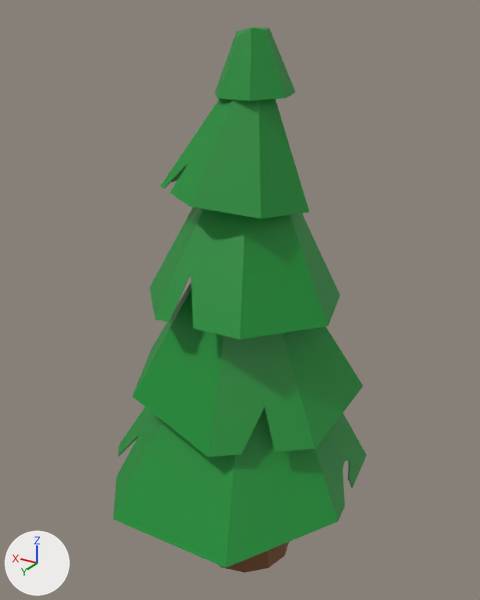
An edit to the Blender file Assets/Models/Tannenbaum_V3.blend, drawn before and after from the same camera.
Before and after are seen from a camera (50 mm lens) standing at (-5.87, 10.01, 11.25) and looking at (0.2, -0.1, 6.2). The lights are fixed; the arrows at lower left show +X, +Y and +Z.
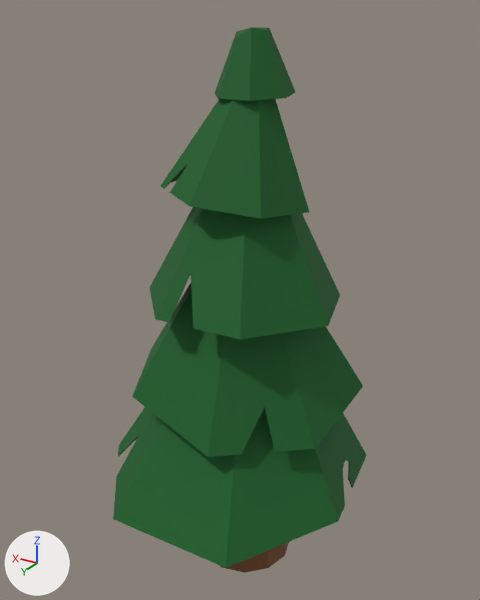
Where the change shows, as pixel boxes (x1, y1, x2, y2) in the pictures (480 x 600 px):
'Cone.004', recoloured: (113, 407, 367, 568) in both
'Cone.003', recoloured: (132, 283, 363, 457) in both
'Cone.002', recoloured: (150, 207, 340, 339) in both
'Cone.001', recoloured: (161, 99, 309, 219) in both
'Cone', recoloured: (215, 27, 296, 101) in both

Diff of the bpy script that builds the scene:
```diff
--- a/Assets/Models/Tannenbaum_V3.blend.py
+++ b/Assets/Models/Tannenbaum_V3.blend.py
@@ mat_blattgrün_1 @@
 mat_blattgrün_1 = principled_material('Blattgrün 1')
-mat_blattgrün_1.base_color = (0.00539, 0.272, 0.0333)  # green #108e33
+mat_blattgrün_1.base_color = (0.00325, 0.108, 0.0154)  # dark green #0b5c21
```
